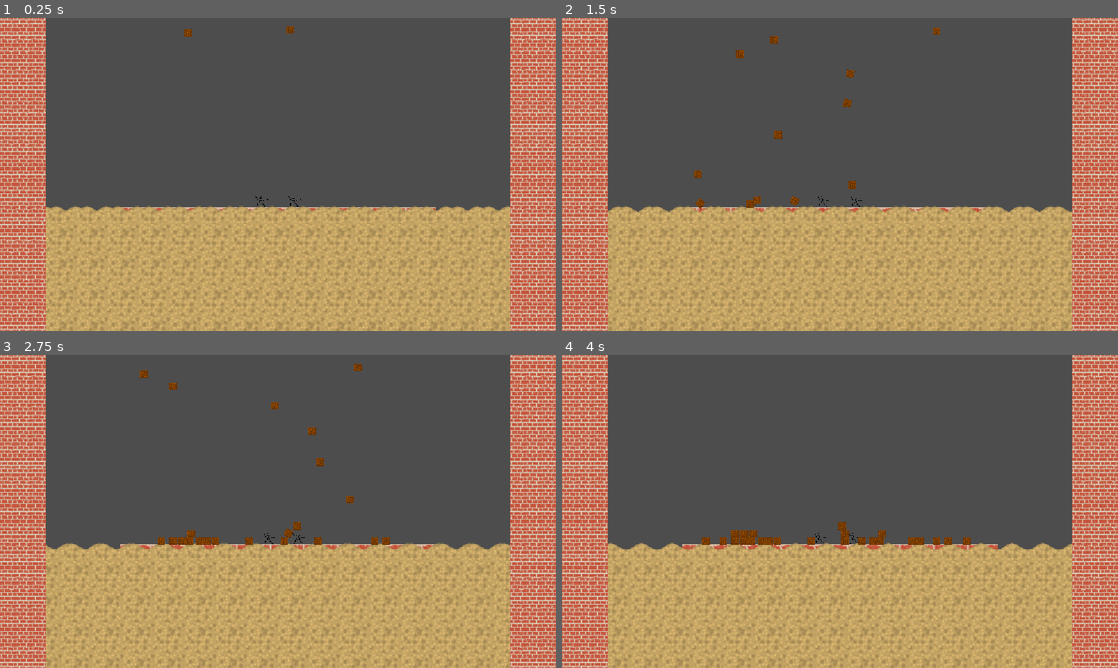
Above: before the commit, frames 1-4 (two rows, left to right).
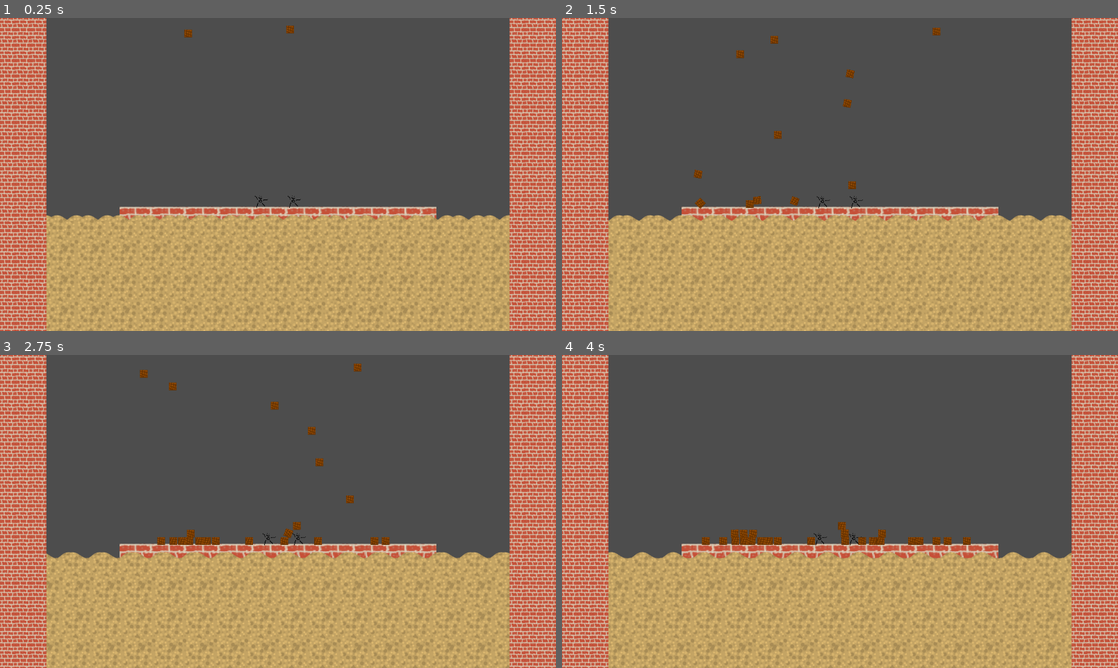
Above: after the commit, the same moments.

Repository: atomazu/quicksand
Game: Godot game, scene res://scenes/stage.tscn
Same seed, same stepped clock (60 frames per second), same inputs: the game is played once before the commit and once after it.
Inputs:
- Up to frame 1 (0.25 s): no input
- Up to frame 2 (1.5 s): no input
- Up to frame 3 (2.75 s): no input
- Up to frame 4 (4 s): no input

The runs differ from the first frame. In frame 1, 15% of the frame differs, in the area x 0-100%, y 0-100%; in frame 2, 15%; in frame 3, 15%; in frame 4, 15%.

Commit message:
Integrate quicksand properly into stage

Diff:
--- a/project.godot
+++ b/project.godot
@@ -17,8 +17,7 @@
 
 [display]
 
-window/stretch/mode="canvas_items"
-window/stretch/aspect="expand"
+window/stretch/mode="viewport"
 
 [input]
 
--- a/scenes/quicksand.tscn
+++ b/scenes/quicksand.tscn
@@ -4,7 +4,7 @@
 [ext_resource type="Texture2D" uid="uid://dwteilcm42a81" path="res://assets/sand.png" id="2_17qod"]
 
 [sub_resource type="RectangleShape2D" id="RectangleShape2D_far1q"]
-size = Vector2(1817, 160)
+size = Vector2(997, 309)
 
 [sub_resource type="Animation" id="Animation_17qod"]
 length = 0.001
@@ -59,7 +59,7 @@
 "times": PackedFloat32Array(0, 2),
 "transitions": PackedFloat32Array(1, 1),
 "update": 0,
-"values": [Rect2(0, 0, 1000, 50), Rect2(64, 0, 1000, 50)]
+"values": [Rect2(0, 0, 1000, 64), Rect2(64, 0, 1000, 64)]
 }
 tracks/1/type = "value"
 tracks/1/imported = false
@@ -71,7 +71,7 @@
 "times": PackedFloat32Array(0, 2),
 "transitions": PackedFloat32Array(1, 1),
 "update": 0,
-"values": [Rect2(0, 0, 1000, 50), Rect2(-128, 0, 1000, 50)]
+"values": [Rect2(0, 0, 1000, 64), Rect2(-128, 0, 1000, 64)]
 }
 tracks/2/type = "value"
 tracks/2/imported = false
@@ -95,24 +95,27 @@
 [node name="Quicksand" type="Area2D" unique_id=1548066918]
 
 [node name="CollisionShape2D" type="CollisionShape2D" parent="." unique_id=1623951104]
-position = Vector2(0, 1)
+position = Vector2(-0.5, 75.5)
 shape = SubResource("RectangleShape2D_far1q")
 
 [node name="Sprite2D" type="Sprite2D" parent="." unique_id=591973930]
+texture_filter = 1
 texture_repeat = 2
-position = Vector2(0, -78)
+position = Vector2(0, -85)
 texture = ExtResource("1_misx6")
 region_enabled = true
 region_rect = Rect2(0, 0, 1000, 50)
 
 [node name="Sprite2D3" type="Sprite2D" parent="." unique_id=787799973]
+texture_filter = 1
 texture_repeat = 2
-position = Vector2(0, -78)
+position = Vector2(0, -85)
 texture = ExtResource("1_misx6")
 region_enabled = true
 region_rect = Rect2(0, 0, 1000, 50)
 
 [node name="Sprite2D2" type="Sprite2D" parent="." unique_id=1975486022]
+texture_filter = 1
 texture_repeat = 2
 position = Vector2(0, 447)
 texture = ExtResource("2_17qod")
--- a/scenes/stage.tscn
+++ b/scenes/stage.tscn
@@ -16,6 +16,9 @@
 entities = Array[ExtResource("2_2so7o")]([ExtResource("3_st0q7")])
 spawn_height = -300.0
 spawn_width = 300.0
+
+[node name="Platform" parent="." unique_id=210535174 instance=ExtResource("3_kewym")]
+position = Vector2(0, 100)
 
 [node name="Player" parent="." unique_id=381838707 instance=ExtResource("1_8rem4")]
 position = Vector2(-36, 40)
@@ -29,12 +32,9 @@
 action_move_right = "p2_move_right"
 action_jump = "p2_jump"
 
+[node name="Quicksand" parent="." unique_id=1548066918 instance=ExtResource("7_1hwpr")]
+position = Vector2(2, 186)
+
 [node name="Camera2D" type="Camera2D" parent="." unique_id=762059606]
 
-[node name="Platform" parent="." unique_id=210535174 instance=ExtResource("3_kewym")]
-position = Vector2(0, 100)
-
-[node name="Area2D" parent="." unique_id=1548066918 instance=ExtResource("6_2so7o")]
-position = Vector2(0, 154)
-
 [node name="Background" parent="." unique_id=1604025533 instance=ExtResource("7_st0q7")]
Not shown: 1 places in scenes/stage.tscn that only renumber resources
